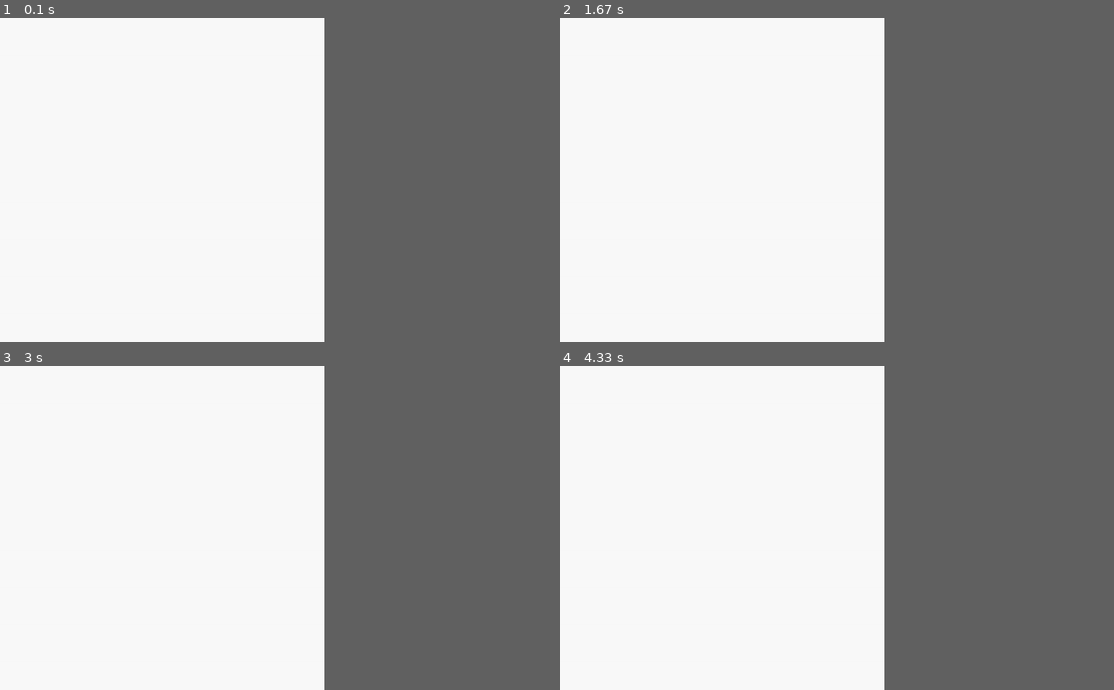
Above: before the commit, frames 1-4 (two rows, left to right).
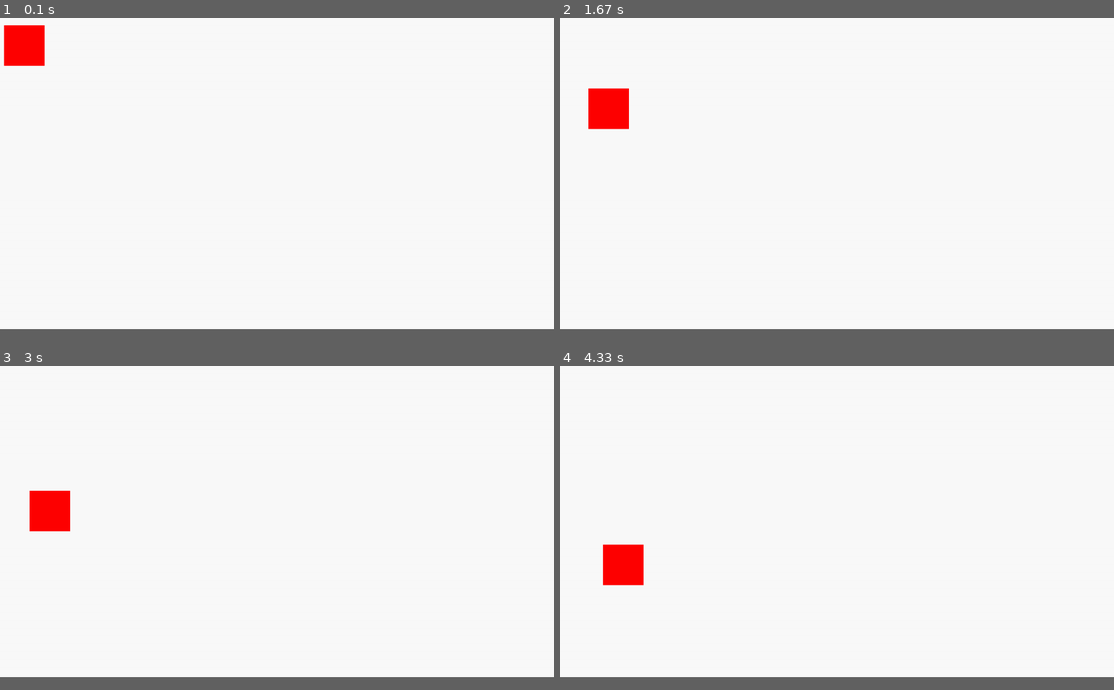
Above: after the commit, the same moments.

Repository: bouleaulama30/platformer_pygame
Game: pygame game, started from platformer_main.py
Two runs of this game, one before a commit and one after it. Both use one fixed random seed, a clock stepped at 60 frames per second and the inputs below.
Inputs:
- Up to frame 1 (0.1 s): no input
- Up to frame 2 (1.67 s): hold Right 0.33-0.8 s; hold Right 0.83-1.3 s; hold Left from 1.33 s (still down)
- Up to frame 3 (3 s): release Left at 1.87 s; hold Left 1.9-2.3 s; hold Right 2.33-2.97 s
- Up to frame 4 (4.33 s): hold Left 3-3.47 s; hold Right 3.5-3.97 s; hold Right from 4 s (still down)
The window is 527x527 before the commit and 900x506 after it. Grey fills any space a smaller window leaves; there, only what the larger window draws over its background counts as a difference.

The runs differ from the first frame. In frame 1, 0.9% of the frame differs, in the area x 0-9%, y 2-15%; in frame 2, 0.9%; in frame 3, 0.9%; in frame 4, 0.9%.

Commit message:
création class player+block; controls (right, left); gravité

Diff:
--- /dev/null
+++ b/block.py
@@ -0,0 +1,11 @@
+
+
+#création class block
+class Block:
+
+	def __init__(self, posx, posy,w,h,type):
+		self.posx= posx
+		self.posy= posy
+		self.w =w
+		self.h = h
+		self.type= type
--- a/platformer_main.py
+++ b/platformer_main.py
@@ -1,15 +1,37 @@
 import pygame
 from pygame.locals import *
-
-import pygame
-from pygame.locals import *
+from block import Block
 
 
 pygame.init() # important
 
-display = pygame.display.set_mode((800, 800)) # crée une surface pour la fenêtre (largeur, hauteur) de la fenetre
+#création class player
+class Player:
+
+	def __init__(self, posx, posy,w,h):
+		self.posx= posx
+		self.posy= posy
+		self.w =w
+		self.h = h
+		self.image= pygame.draw.rect(display, (255,0,0), ((posx, posy), (w, h)))
+
+	def move_right(self,facteur):
+		if pressed_keys[K_RIGHT]:
+			player.posx += facteur*dt
+
+	def move_left(self,facteur):
+		if pressed_keys[K_LEFT]:
+			player.posx -= facteur*dt
+
+vel=100 #importation vitesse (selon y), (à mettre dans classe?)
+
+display = pygame.display.set_mode((1366, 768)) # crée une surface pour la fenêtre (largeur, hauteur) de la fenetre
 
 last_time = pygame.time.get_ticks() # Pour le comptage du temps (get_ticks() renvoie le temps actuel en millisecondes)
+
+
+player= Player(10,10,100,100) #initialisation du joueur
+
 
 # Boucle de rendu
 end = False
@@ -25,13 +47,18 @@
 
 	last_time = pygame.time.get_ticks() # ne pas oublier de réinitialiser le chronomètre
 
+	#traitement des entrées clavier
 	pressed_keys = pygame.key.get_pressed()
-	# Ici se fera le traitement des entrées clavier
+	player.move_right(100)
+	player.move_left(100)
+
 
 	# Ici se fera le calcul de la physique du jeu
+	player.posy+= vel*dt #gravité
+
 
 	# Ici se fera le dessin de la scène
-
+	player= Player(player.posx,player.posy,100,100) #maj du joueur
 	pygame.display.update() # Mise à jour de l'affichage
 
 pygame.quit() # important
